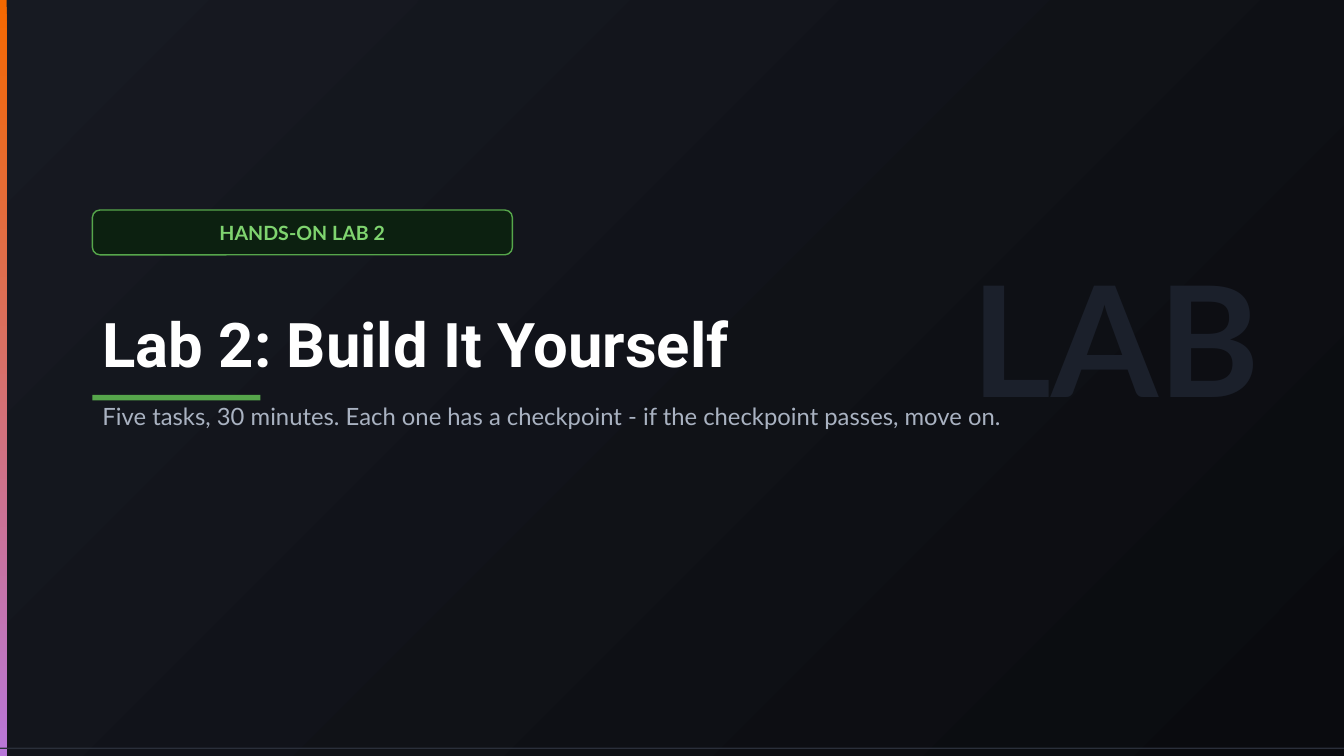
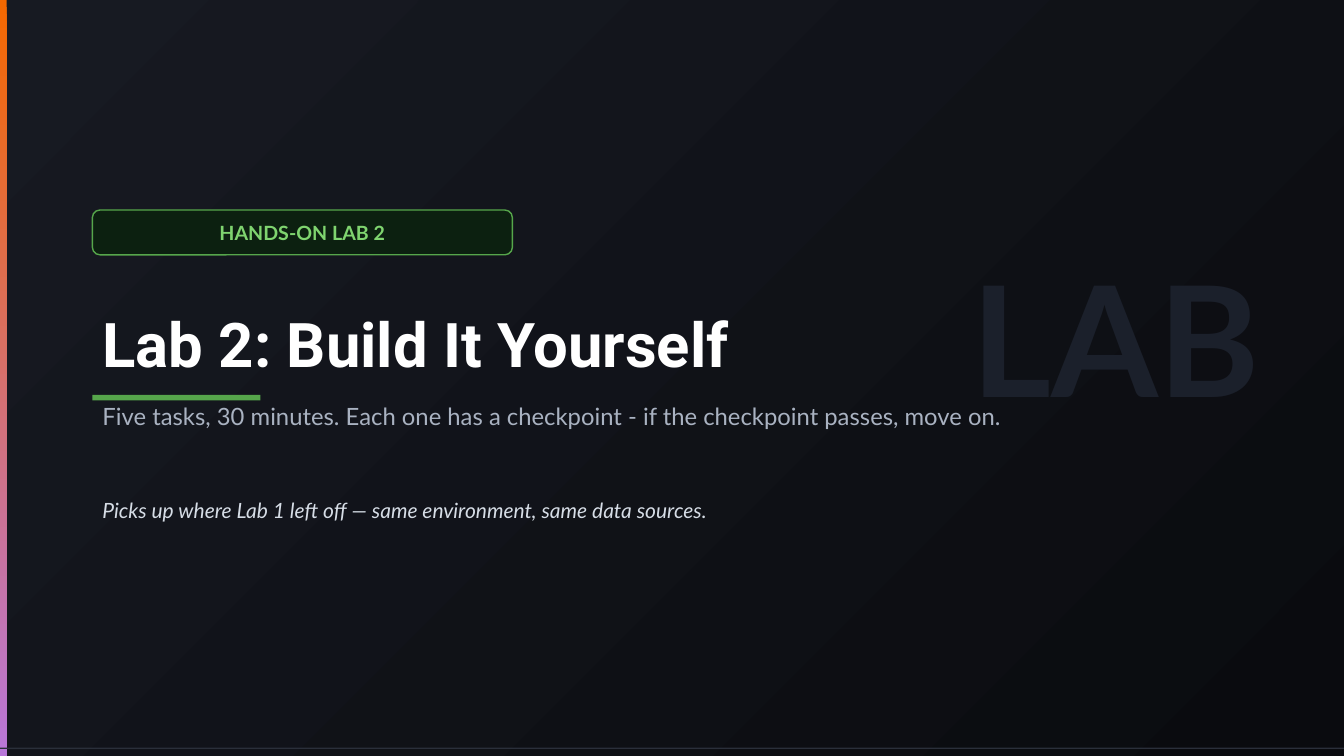
Before and after one commit to vikash-verma-profile/garfana-August-2026, a slide deck: slide 21 of Day-2/Day-2.pptx. Drawn at 1344x756 pixels with LibreOffice and Linux fonts; fonts in the diff are those of the drawing. Boxes give left, top, right and bottom in pixels: in the first picture for what was removed or moved away, otherwise in the second. Text is boxed around its words. In the diff, an @@ line names an element or a change of style, - is before the commit and + after.

```diff
--- a/Day-2/Day-2.pptx
+++ b/Day-2/Day-2.pptx
@@ text added at (102,502,707,522), 15 pt, text #D6DDE6, italic @@
+Picks up where Lab 1 left off — same environment, same data sources.
```
Also in this commit, not shown: 1 other slide changed, 15 slides added, 19 other files.
